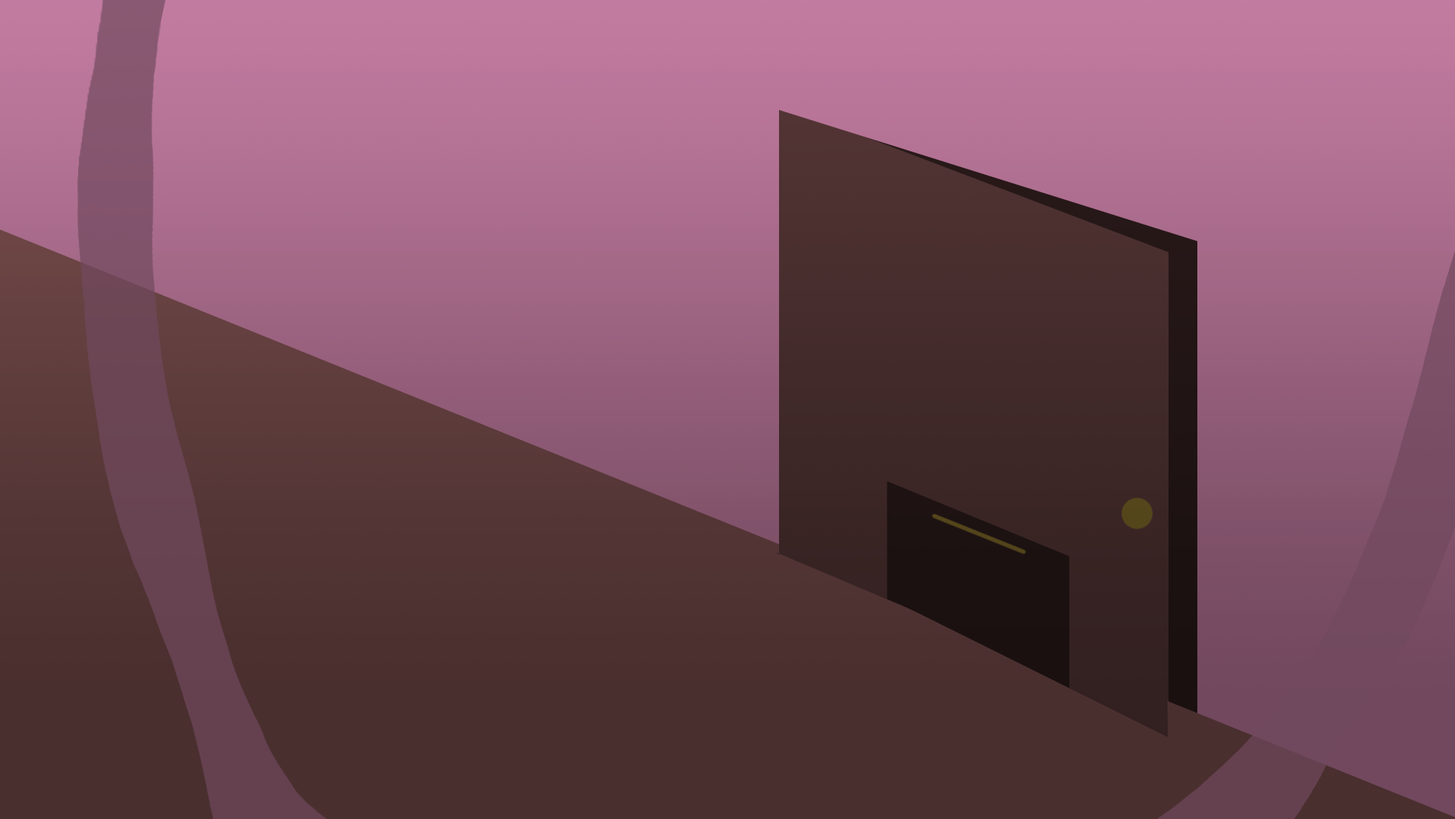
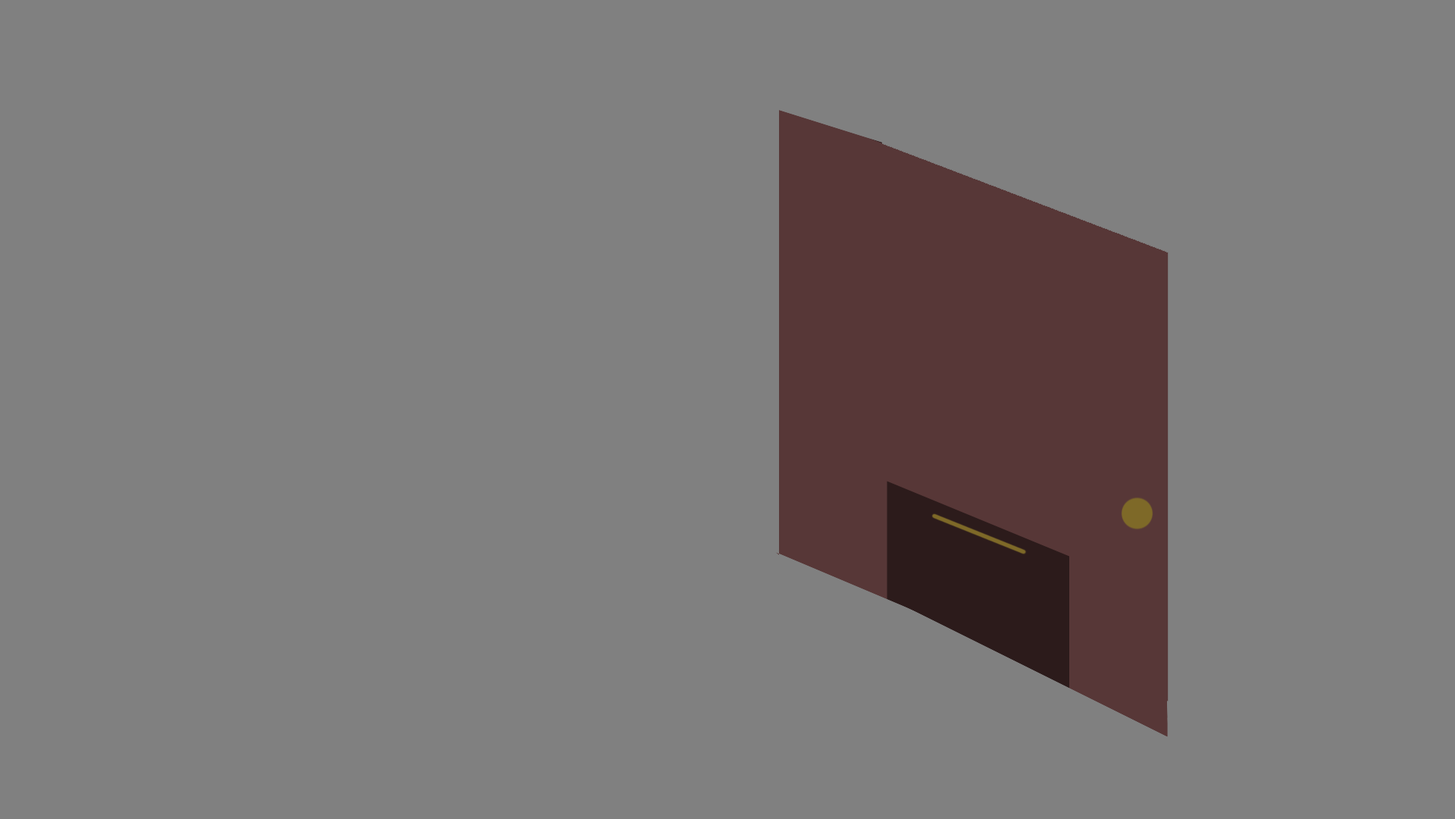
Revision of a layered 1455 × 819 image; what changed, layer by layer:
hid "Layer 4" over left=77, top=0, right=1455, bottom=819
hid "Layer 9" over left=0, top=0, right=1455, bottom=819
added layer "Layer 10" in group "Group 1" over left=775, top=109, right=1169, bottom=737
hid "Layer 7", painted on it over left=775, top=109, right=1198, bottom=737
hid "Layer 6", painted on it over left=0, top=228, right=1455, bottom=819
hid "Layer 5", painted on it over left=0, top=0, right=1455, bottom=819
hid "Layer 3" over left=0, top=0, right=1455, bottom=819
